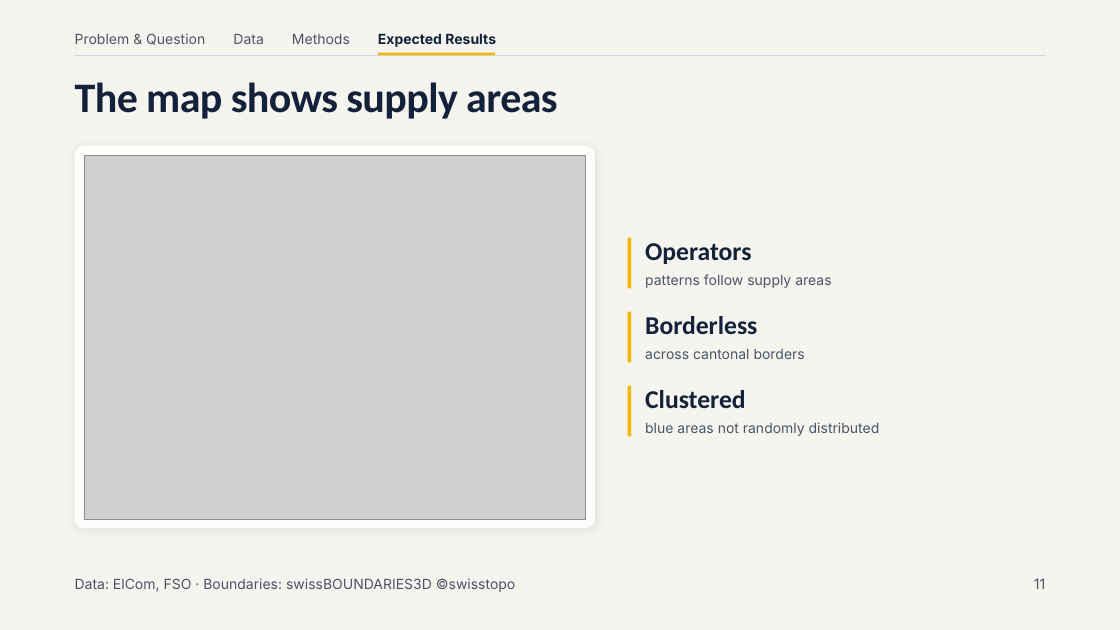
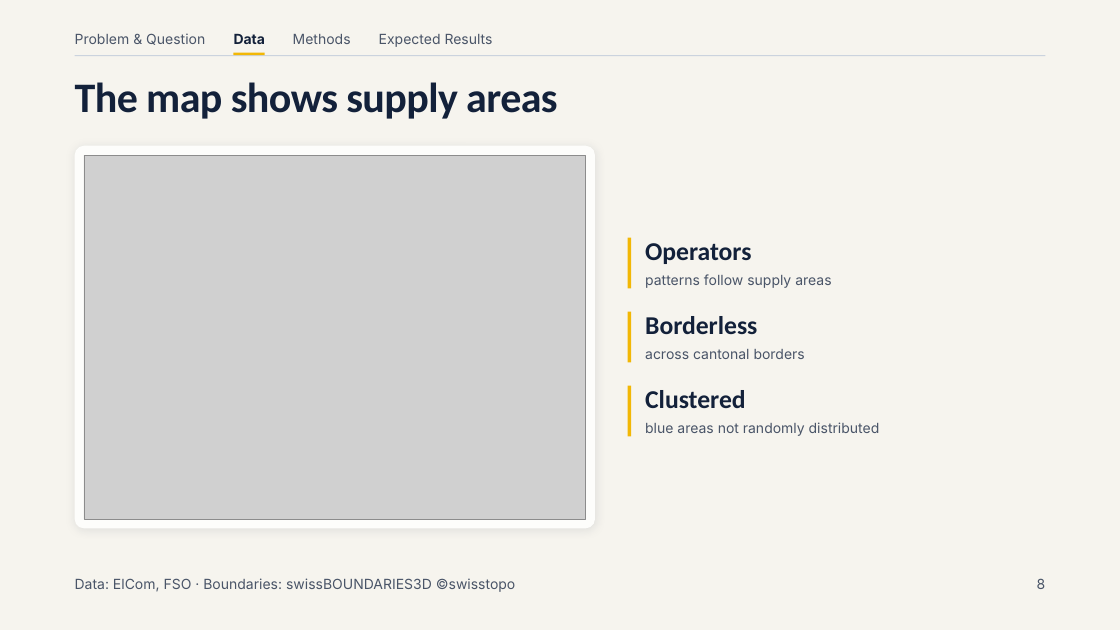
Before and after one commit to AltayMetehan/data-prices-electronic, a slide deck: slide 8 of präsentation_konzept/Electricity prices of Swiss municipalities.pptx (slide 11 before the commit). Drawn at 1120x630 pixels with LibreOffice and Linux fonts; fonts in the diff are those of the drawing; grey boxes stand for pictures. Boxes give left, top, right and bottom in pixels: in the first picture for what was removed or moved away, otherwise in the second. Text is boxed around its words. In the diff, an @@ line names an element or a change of style, - is before the commit and + after.

```diff
--- a/präsentation_konzept/Electricity prices of Swiss municipalities.pptx
+++ b/präsentation_konzept/Electricity prices of Swiss municipalities.pptx
@@ text "Data" at (x1=234, y1=33, x2=265, y2=44): text colour #4A5568 to #13213A, bold on @@
@@ text "Expected Results" at (x1=379, y1=34, x2=493, y2=47): text colour #13213A to #4A5568, bold off @@
@@ line added from (234, 54) to (265, 54), #F2B705 2 pt @@
@@ line removed from (378, 54) to (495, 54) @@
@@ text at (x1=1037, y1=578, x2=1046, y2=589): text changed @@
-11
+8
```
Also in this commit, not shown: 11 other slides changed, 1 other file.
